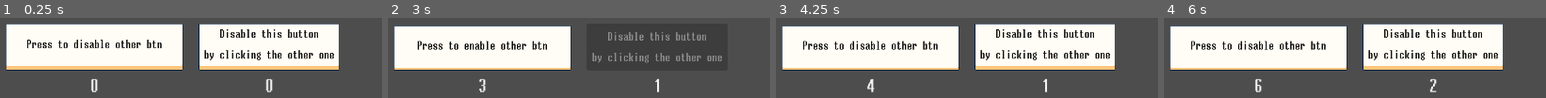
Above: before the commit, frames 1-4 (left to right).
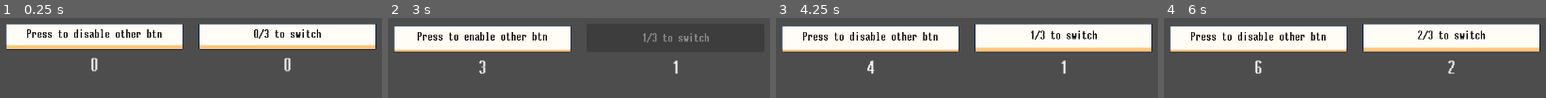
Above: after the commit, the same moments.

Repository: justin-calleja/godot-misc
Game: Godot game, scene res://scenes/crazy_btns/main.tscn
Two runs of this game, one before a commit and one after it. Both use one fixed random seed, a clock stepped at 60 frames per second and the inputs below.
Inputs:
- Up to frame 1 (0.25 s): no input
- Up to frame 2 (3 s): click "Press to disable other btn" at 0.5 s; click "Press to enable other btn" at 1.25 s; click "Disable this button by clicki…" (after the commit: "0/3 to switch") at 2 s; click "Press to disable other btn" at 2.75 s
- Up to frame 3 (4.25 s): click "Press to enable other btn" at 3.5 s
- Up to frame 4 (6 s): click "Disable this button by clicki…" (after the commit: "1/3 to switch") at 4.25 s; click "Press to disable other btn" at 5 s; click "Press to enable other btn" at 5.75 s

The runs differ from the first frame. In frame 1, 34% of the frame differs, in the area x 1-99%, y 7-93%; in frame 2, 18%; in frame 3, 32%; in frame 4, 32%.

Commit message:
working with switch btns

Diff:
--- a/scenes/crazy_btns/context.gd
+++ b/scenes/crazy_btns/context.gd
@@ -1,12 +1,23 @@
 @tool
 class_name CrazyBtnsContext
 extends Node
+
+var src_btn_text_when_target_btn_enabled: String = "Press to disable other btn"
+var src_btn_text_when_target_btn_disabled: String = "Press to enable other btn"
+var src_btn_text_when_ready = src_btn_text_when_target_btn_enabled
 
 @export var src_btn: Button:
 	get:
 		return src_btn
 	set(node):
 		src_btn = node
+		update_configuration_warnings()
+
+@export var src_btn_on_pressed_tree_root: TNode:
+	get:
+		return src_btn_on_pressed_tree_root
+	set(node):
+		src_btn_on_pressed_tree_root = node
 		update_configuration_warnings()
 
 @export var src_label: Label:
@@ -25,6 +36,13 @@
 		target_btn = node
 		update_configuration_warnings()
 
+@export var target_btn_on_pressed_tree_root: TNode:
+	get:
+		return target_btn_on_pressed_tree_root
+	set(node):
+		target_btn_on_pressed_tree_root = node
+		update_configuration_warnings()
+
 @export var target_label: Label:
 	get:
 		return target_label
@@ -34,16 +52,78 @@
 
 var target_btn_press_count = 0
 
+@export var num_of_target_btn_presses_to_switch: int = 3
+var target_btn_fmt_text = "%s/%s to switch"
+
 func _ready():
 	if Engine.is_editor_hint():	return
+
+	src_btn.text = src_btn_text_when_ready
+	src_label.text = "0"
+	update_target_btn_text()
+	target_label.text = "0"
+
+	src_btn.pressed.connect(on_src_btn_pressed)
+	target_btn.pressed.connect(on_target_btn_pressed)
+
 	_post_ready_assertions()
+
+
+func on_src_btn_pressed() -> void:
+	src_btn_on_pressed_tree_root.traverseDF("on_src_btn_pressed", self)
+
+
+func on_target_btn_pressed() -> void:
+	target_btn_on_pressed_tree_root.traverseDF("on_target_btn_pressed", self)
+
+
+func is_ok_to_switch() -> bool:
+	return target_btn_press_count > 0 and target_btn_press_count % num_of_target_btn_presses_to_switch == 0
+
+
+func switch_btns() -> void:
+	if src_btn.pressed.is_connected(on_src_btn_pressed):
+		src_btn.pressed.disconnect(on_src_btn_pressed)
+	if target_btn.pressed.is_connected(on_target_btn_pressed):
+		target_btn.pressed.disconnect(on_target_btn_pressed)
+
+	var prev_src_btn = src_btn
+	src_btn = target_btn
+	target_btn = prev_src_btn
+
+	src_btn.pressed.connect(on_src_btn_pressed)
+	target_btn.pressed.connect(on_target_btn_pressed)
+
+	var prev_src_label = src_label
+	src_label = target_label
+	target_label = prev_src_label
+
+	src_btn.text = src_btn_text_when_ready
+	update_target_btn_text()
+
+
+func update_src_label_text() -> void:
+	src_label.text = str(int(src_label.text) + 1)
+
+
+func update_target_btn_text() -> void:
+	target_btn.text = target_btn_fmt_text % [
+		str(target_btn_press_count % num_of_target_btn_presses_to_switch),
+		str(num_of_target_btn_presses_to_switch)
+	]
+
+
+func update_target_label_text() -> void:
+	target_label.text = str(int(target_label.text) + 1)
 
 
 func _post_ready_assertions() -> void:
 	assert(is_instance_valid(src_btn), "src_btn is not valid")
+	assert(is_instance_valid(src_btn_on_pressed_tree_root), "src_btn_on_pressed_tree_root is not valid")
 	assert(is_instance_valid(src_label), "src_label is not valid")
 
 	assert(is_instance_valid(target_btn), "target_btn is not valid")
+	assert(is_instance_valid(target_btn_on_pressed_tree_root), "target_btn_on_pressed_tree_root is not valid")
 	assert(is_instance_valid(target_label), "target_label is not valid")
 
 
@@ -52,11 +132,15 @@
 
 	if not is_instance_valid(src_btn):
 		warnings.append("src_btn is not valid")
+	if not is_instance_valid(src_btn_on_pressed_tree_root):
+		warnings.append("src_btn_on_pressed_tree_root is not valid")
 	if not is_instance_valid(src_label):
 		warnings.append("src_label is not valid")
 
 	if not is_instance_valid(target_btn):
 		warnings.append("target_btn is not valid")
+	if not is_instance_valid(target_btn_on_pressed_tree_root):
+		warnings.append("target_btn_on_pressed_tree_root is not valid")
 	if not is_instance_valid(target_label):
 		warnings.append("target_label is not valid")
 
--- a/scenes/crazy_btns/main.tscn
+++ b/scenes/crazy_btns/main.tscn
@@ -8,14 +8,13 @@
 resource_name = "OnSrcBtnPressed"
 script/source = "extends TNode
 
-var _parent: CrazyBtnsContext
-
-
-func _ready():
-	_parent = get_parent()
-	traverseDF(\"on_ready\", _parent)
-	_parent.src_btn.pressed.connect(traverseDF.bind(\"on_src_btn_pressed\", _parent))
-
+#var _parent: CrazyBtnsContext
+#
+#
+#func _ready():
+	#_parent = get_parent()
+	#_parent.src_btn.pressed.connect(traverseDF.bind(\"on_src_btn_pressed\", _parent))
+#
 "
 
 [sub_resource type="GDScript" id="GDScript_upocu"]
@@ -30,16 +29,13 @@
 resource_name = "ToggleSrcBtnText.gd"
 script/source = "extends TNode
 
-var text_when_enabled = \"Press to disable other btn\"
-var text_when_disabled = \"Press to enable other btn\"
-var text_when_ready = text_when_enabled
-
-func on_ready(context: CrazyBtnsContext):
-	context.src_btn.text = text_when_ready
-
 
 func on_src_btn_pressed(context: CrazyBtnsContext) -> void:
-	context.src_btn.text = text_when_disabled if context.target_btn.disabled else text_when_enabled
+	if context.target_btn.disabled:
+		context.src_btn.text = context.src_btn_text_when_target_btn_disabled
+	else:
+		context.src_btn.text = context.src_btn_text_when_target_btn_enabled
+
 "
 
 [sub_resource type="GDScript" id="GDScript_10lpq"]
@@ -57,21 +53,20 @@
 
 
 func on_src_btn_pressed(context: CrazyBtnsContext) -> void:
-	context.src_label.text = str(context.src_btn_press_count)
+	context.update_src_label_text()
 "
 
 [sub_resource type="GDScript" id="GDScript_hi0rq"]
 resource_name = "OnTargetBtnPressed"
 script/source = "extends TNode
 
-var _parent: CrazyBtnsContext
-
-
-func _ready():
-	_parent = get_parent()
-	traverseDF(\"on_ready\", _parent)
-	_parent.target_btn.pressed.connect(traverseDF.bind(\"on_target_btn_pressed\", _parent))
-
+#var _parent: CrazyBtnsContext
+#
+#
+#func _ready():
+	#_parent = get_parent()
+	#_parent.target_btn.pressed.connect(traverseDF.bind(\"on_target_btn_pressed\", _parent))
+#
 "
 
 [sub_resource type="GDScript" id="GDScript_sgkll"]
@@ -89,7 +84,26 @@
 
 
 func on_target_btn_pressed(context: CrazyBtnsContext) -> void:
-	context.target_label.text = str(context.target_btn_press_count)
+	context.update_target_label_text()
+"
+
+[sub_resource type="GDScript" id="GDScript_jne2v"]
+resource_name = "UpdateTargetBtnText"
+script/source = "extends TNode
+
+
+func on_target_btn_pressed(context: CrazyBtnsContext) -> void:
+	context.update_target_btn_text()
+"
+
+[sub_resource type="GDScript" id="GDScript_gqskd"]
+resource_name = "SwitchBtns"
+script/source = "extends TNode
+
+
+func on_target_btn_pressed(context: CrazyBtnsContext) -> void:
+	if context.is_ok_to_switch():
+		context.switch_btns()
 "
 
 [node name="Tmp1" type="Control"]
@@ -132,6 +146,7 @@
 theme_override_constants/separation = 12
 
 [node name="TargetBtn" parent="MC/HBox/VBoxContainer2" instance=ExtResource("1_0f8q8")]
+custom_minimum_size = Vector2(272, 2.08165e-12)
 layout_mode = 2
 text = "Disable this button
 
@@ -143,11 +158,13 @@
 label_settings = ExtResource("3_jmax1")
 horizontal_alignment = 1
 
-[node name="Context" type="Node" parent="." node_paths=PackedStringArray("src_btn", "src_label", "target_btn", "target_label")]
+[node name="Context" type="Node" parent="." node_paths=PackedStringArray("src_btn", "src_btn_on_pressed_tree_root", "src_label", "target_btn", "target_btn_on_pressed_tree_root", "target_label")]
 script = ExtResource("3_hxihh")
 src_btn = NodePath("../MC/HBox/VBoxContainer/Btn")
+src_btn_on_pressed_tree_root = NodePath("OnSrcBtnPressed")
 src_label = NodePath("../MC/HBox/VBoxContainer/Label")
 target_btn = NodePath("../MC/HBox/VBoxContainer2/TargetBtn")
+target_btn_on_pressed_tree_root = NodePath("OnTargetBtnPressed")
 target_label = NodePath("../MC/HBox/VBoxContainer2/Label")
 
 [node name="OnSrcBtnPressed" type="Node" parent="Context"]
@@ -173,3 +190,9 @@
 
 [node name="UpdateTargetBtnLabel" type="Node" parent="Context/OnTargetBtnPressed/IncTargetBtnCount"]
 script = SubResource("GDScript_gyd22")
+
+[node name="UpdateTargetBtnText" type="Node" parent="Context/OnTargetBtnPressed/IncTargetBtnCount"]
+script = SubResource("GDScript_jne2v")
+
+[node name="SwitchBtns" type="Node" parent="Context/OnTargetBtnPressed/IncTargetBtnCount"]
+script = SubResource("GDScript_gqskd")
Not shown: 1 places in scenes/crazy_btns/main.tscn that only renumber resources
